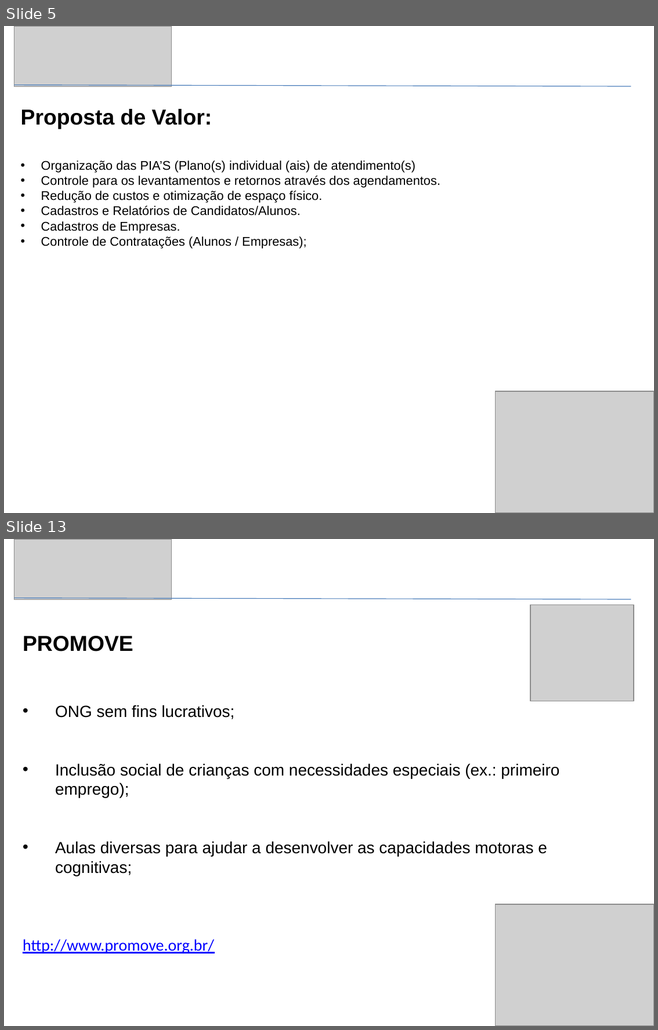
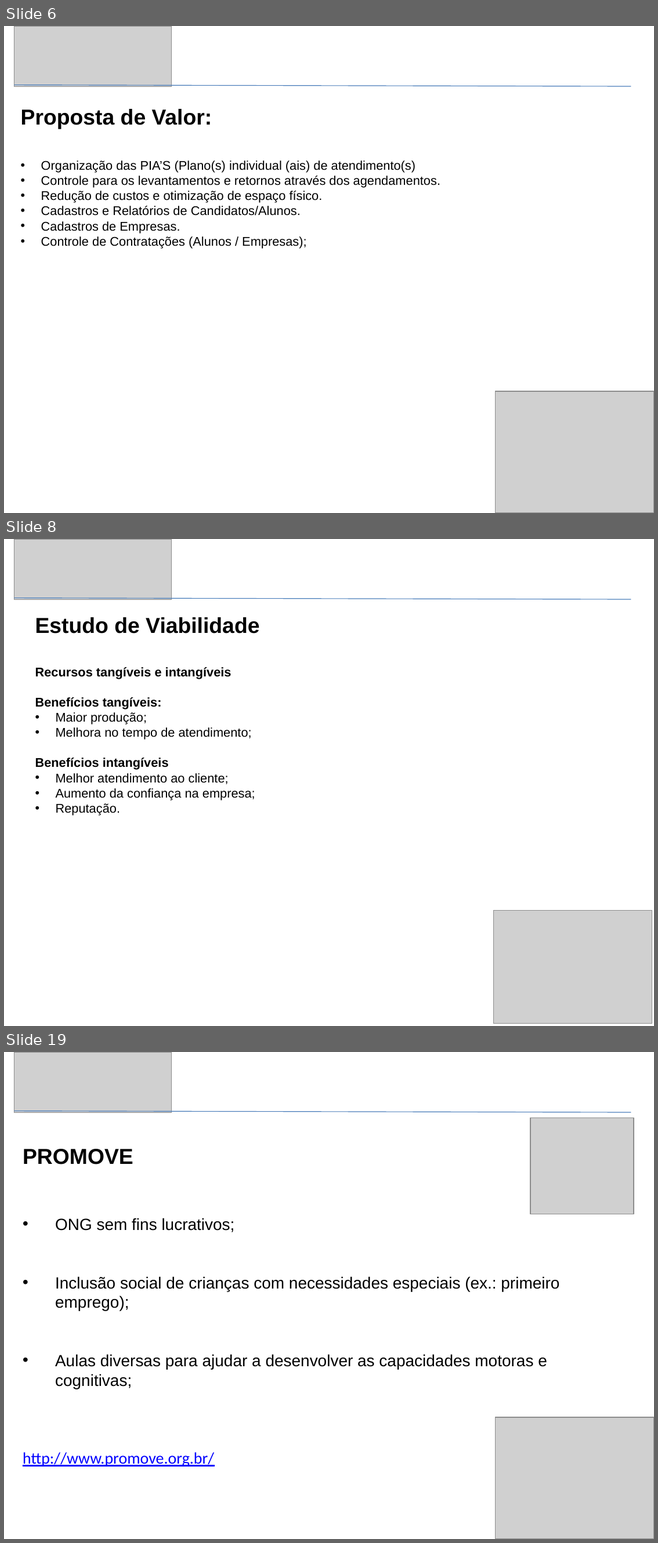
Before and after one commit to Galano/Mable, a slide deck: Artefatos/MABLE - TCC - Faculdade Impacta.pptx. Shown one above the other, each under a label of ours: slides 5 and 13 before the commit, slides 6, 8 and 19 after it; the slides between them are not shown. The pictures are 658x1030 and 658x1543 pixels, drawn with LibreOffice and Linux fonts; fonts in the diff are those of the drawing; grey boxes stand for pictures. Boxes give left, top, right and bottom in pixels: in the first picture for what was removed or moved away, otherwise in the second. Text is boxed around its words. In the diff, an @@ line names an element or a change of style, - is before the commit and + after.

```diff
--- a/Artefatos/MABLE - TCC - Faculdade Impacta.pptx
+++ b/Artefatos/MABLE - TCC - Faculdade Impacta.pptx
@@ slide 8 added at (4,539,654,1026), background #FFFFFF @@
@@ picture added at (14,539,172,599) @@
@@ line added from (14, 598) to (631, 599), #4B7EBC 0.75 pt @@
@@ text added at (35,617,259,816), 14 pt, text #000000 @@
+Estudo de Viabilidade
+Recursos tangíveis e intangíveis
+Benefícios tangíveis:
+• Maior produção;
+• Melhora no tempo de atendimento;
+Benefícios intangíveis
+• Melhor atendimento ao cliente;
+• Aumento da confiança na empresa;
+• Reputação.
@@ picture added at (493,911,652,1024) @@
@@ what was slide 5 is now slide 6 @@
@@ what was slide 13 is now slide 19 @@
```
Also in this commit, not shown: 3 slides changed, 9 other slides added, 4 slides removed.
